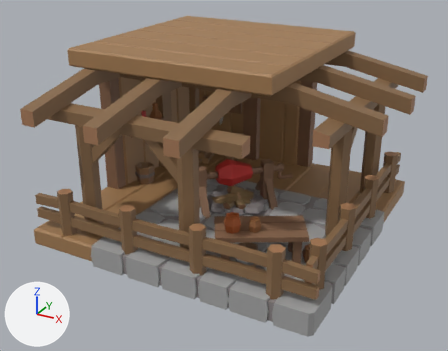
The FBX model Assets/3DModels/Buildings/Crafting/Kitchen/Lvl_01/Kitchen_Lvl_01_Corner.fbx: old version first, new version second.
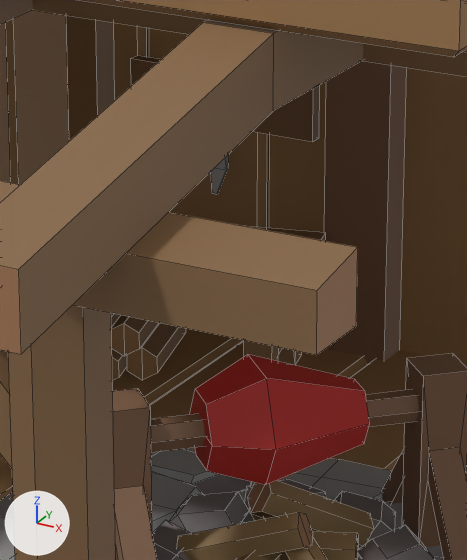
Old and new are each drawn whole from a camera (50 mm lens) standing at (7.64, -14.49, 8.54) and looking at (0.08, -0.75, 1.67) and again close up on the part from 39% to 61% of the width and 24% to 58% of the height. Every picture has the same lights, and +X, +Y and +Z are marked at lower left. The older version's two pictures come first. The close-ups show mesh edges as thin lines. Where no turn or scale is listed for an object, it has been applied to the vertices. Vertices at exactly the same position are counted once.

The first close-up shows 'Kitchen_Lvl_01_Corner'.
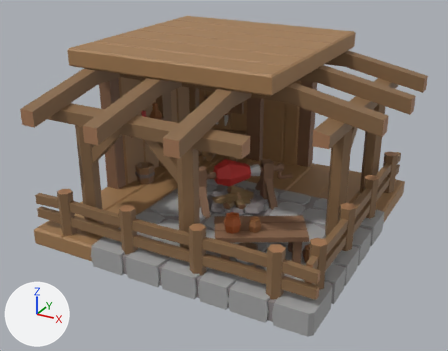
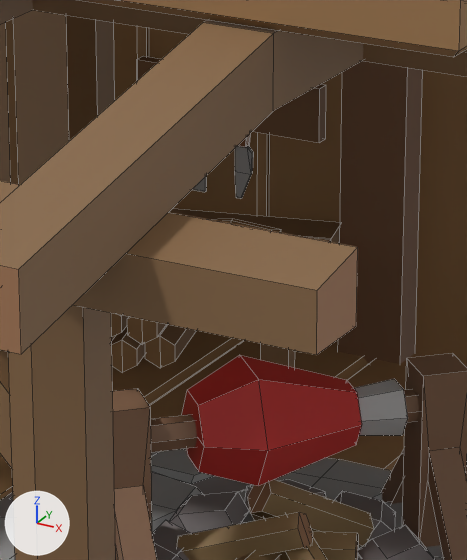
The edits, one by one:
Material 'Palette.001' (mat_palette_001) is new.
Its texture is img_palettetexture_png.
Its roughness is 0.6.
me_cube_017 is used by ob_kitchen_lvl_01_corner; location (0.0, 0.0, 0.0).
me_cube_017 had 2181 vertices, 1754 faces and spanned x -4.0..4.5, y -4.5..4.0, z -0.05..5.0.
me_cube_017 now has 2193 vertices, 1766 faces and spans x -4.0..4.5, y -4.5..4.0, z -0.05..5.0.
me_cube_017 part 1: the loose piece of 8 vertices spanning x -1.38..-0.88, y 3.25..3.5, z 0.45..4.55 is moved by (0.13, 0.0, 0.0).
me_cube_017 part 2: the loose piece of 12 vertices spanning x -2.53..-2.11, y 2.08..2.91, z 0.5..0.75 is moved by (0.0, 0.25, 0.0).
me_cube_017 part 3: the loose piece of 12 vertices spanning x -2.73..-2.31, y 1.88..2.71, z 0.5..0.75 is moved by (0.0, 0.25, 0.0).
me_cube_017 part 4: the loose piece of 12 vertices spanning x -2.9..-2.48, y 1.96..2.79, z 0.69..0.94 is moved by (0.0, 0.25, 0.0).
me_cube_017 part 5: the loose piece of 12 vertices spanning x -2.62..-2.2, y 1.99..2.82, z 0.7..0.95 is moved by (0.0, 0.25, 0.0).
me_cube_017 part 6: the loose piece of 24 vertices spanning x -1.64..-1.2, y 2.1..3.07, z 0.5..1.3 is moved by (0.0, 0.25, 0.0).
me_cube_017 part 7: the loose piece of 8 vertices spanning x -3.45..-1.23, y 2.27..3.18, z 1.3..1.42 is moved by (0.0, 0.25, 0.0).
me_cube_017 part 8: the loose piece of 30 vertices spanning x -2.29..-1.46, y 2.11..2.69, z 1.42..1.49 is moved by (0.0, 0.25, 0.0).
me_cube_017 part 9: the loose piece of 8 vertices spanning x -3.05..-1.55, y 3.4..3.5, z 2.0..2.4 is moved by (0.05, 0.0, 0.0).
me_cube_017 part 10: the loose piece of 32 vertices spanning x -2.87..-2.6, y 3.3..3.4, z 1.5..2.3 is moved by (0.2, 0.0, 0.0).
me_cube_017 part 11: the loose piece of 34 vertices spanning x -2.37..-2.21, y 3.3..3.4, z 1.5..2.3 is moved by (0.2, 0.0, 0.0).
me_cube_017 part 12: the loose piece of 18 vertices spanning x -0.53..0.49, y -0.53..0.49, z 1.13..1.82 is rebuilt with 30 vertices and now spans x -0.57..0.65, y -0.57..0.65, z 1.13..1.82, in mat_palette_001 (picture img_palettetexture_png).
Other edits to the shape of me_cube_017 do not show in these pictures.
me_cube_017 gains material mat_palette_001 (picture img_palettetexture_png).

Boxes [x1, y1, x2, y2] around the edits, measured in the close-ups (467 x 560 px; the box of a moved part takes in the faces that stretch with it):
part 1 of me_cube_017, moved or reshaped: before [324, 61, 407, 364]; after [338, 61, 423, 364]
part 2 of me_cube_017, moved or reshaped: before [127, 323, 186, 380]; after [145, 324, 196, 368]
part 3 of me_cube_017, moved or reshaped: before [111, 348, 127, 381]; after [111, 326, 145, 372]
part 4 of me_cube_017, moved or reshaped (mostly hidden before): before [111, 313, 120, 327]; after [111, 313, 129, 338]
part 5 of me_cube_017, moved or reshaped: before [111, 315, 158, 356]; after [127, 317, 167, 345]
part 6 of me_cube_017, moved or reshaped: before [244, 340, 302, 365]; after [261, 344, 305, 368]
part 7 of me_cube_017, moved or reshaped: before [247, 226, 326, 241]; after [169, 209, 340, 243]
part 8 of me_cube_017, moved or reshaped (not visible before): after [210, 219, 281, 233]
part 9 of me_cube_017, moved or reshaped: before [131, 55, 320, 142]; after [137, 56, 326, 143]
part 10 of me_cube_017, moved or reshaped (not visible before): after [192, 176, 206, 192]
part 11 of me_cube_017, moved or reshaped: before [211, 154, 229, 194]; after [235, 133, 253, 198]
part 12 of me_cube_017, rebuilt (25% wider): before [190, 354, 370, 485]; after [182, 355, 408, 486]
